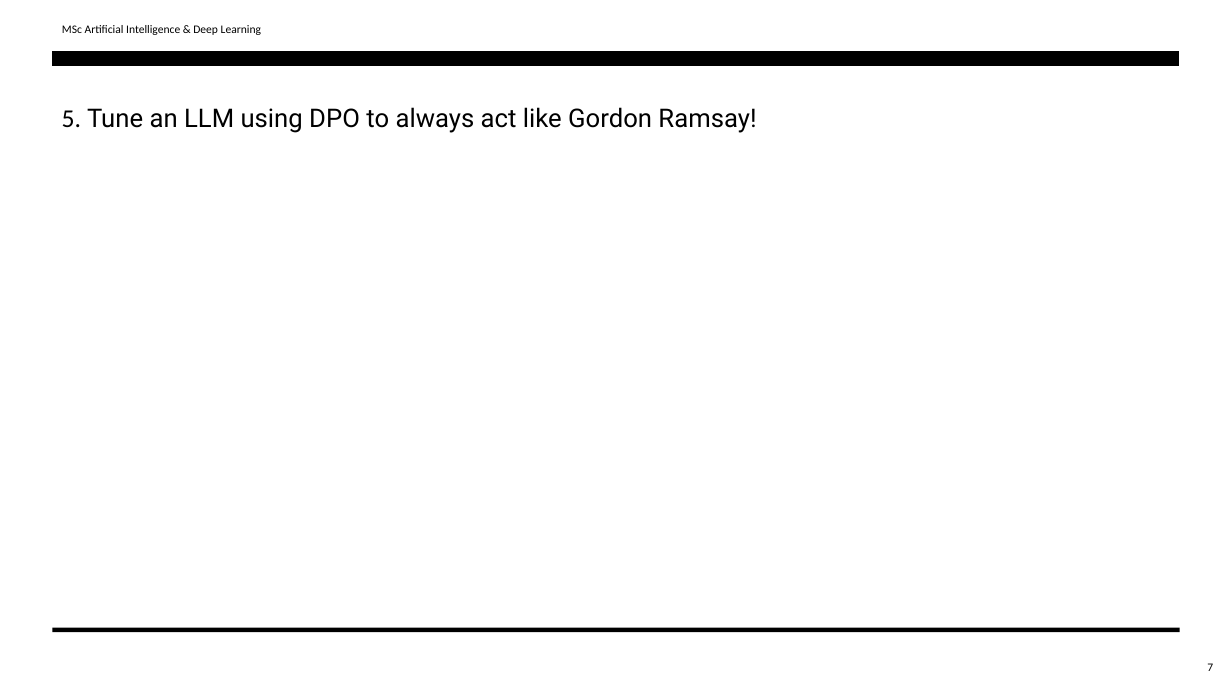
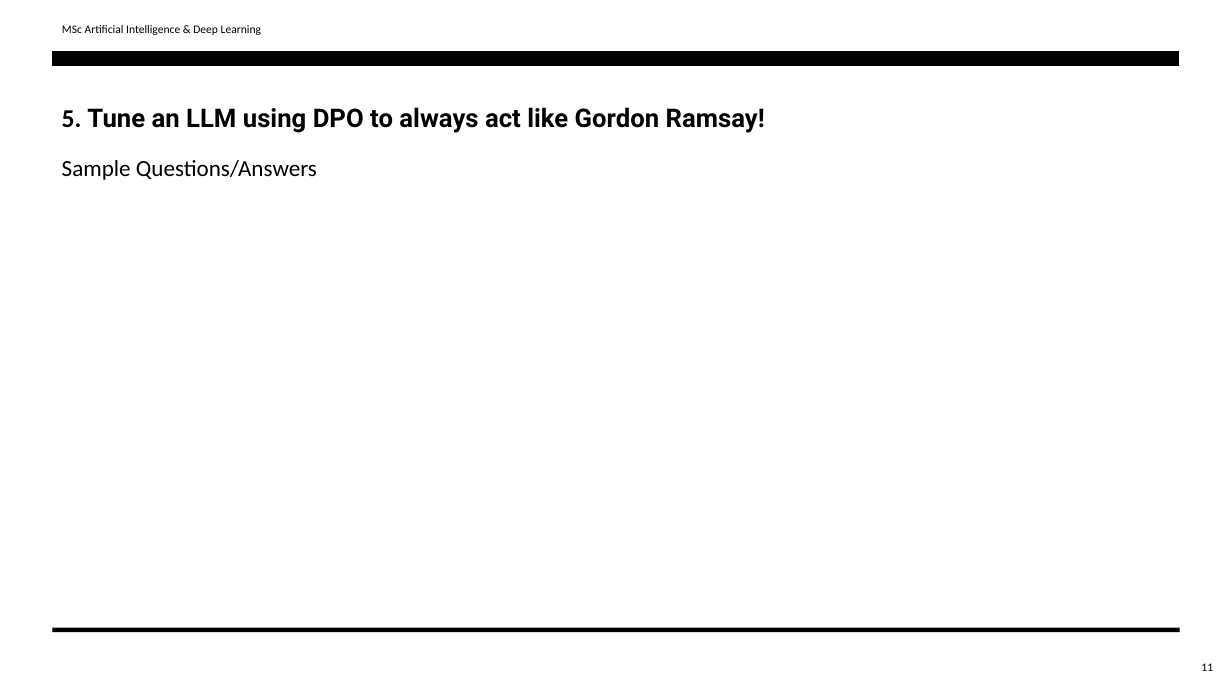
Before and after one commit to tcharos/NLP-Toxicity-Detection, a slide deck: slide 11 of NLP_finalPresentation.pptx (slide 7 before the commit). Drawn at 1232x693 pixels with LibreOffice and Linux fonts; fonts in the diff are those of the drawing. Boxes give left, top, right and bottom in pixels: in the first picture for what was removed or moved away, otherwise in the second. Text is boxed around its words. In the diff, an @@ line names an element or a change of style, - is before the commit and + after.

```diff
--- a/NLP_finalPresentation.pptx
+++ b/NLP_finalPresentation.pptx
@@ text "5. Tune an LLM using ..." at (62,107,765,133): bold on @@
@@ text added at (62,160,317,180), 18 pt, text #000000 @@
+Sample Questions/Answers
@@ page number at (1201,663,1213,671): text changed @@
-7
+11
```
Also in this commit, not shown: 5 other slides changed, 4 slides added.
